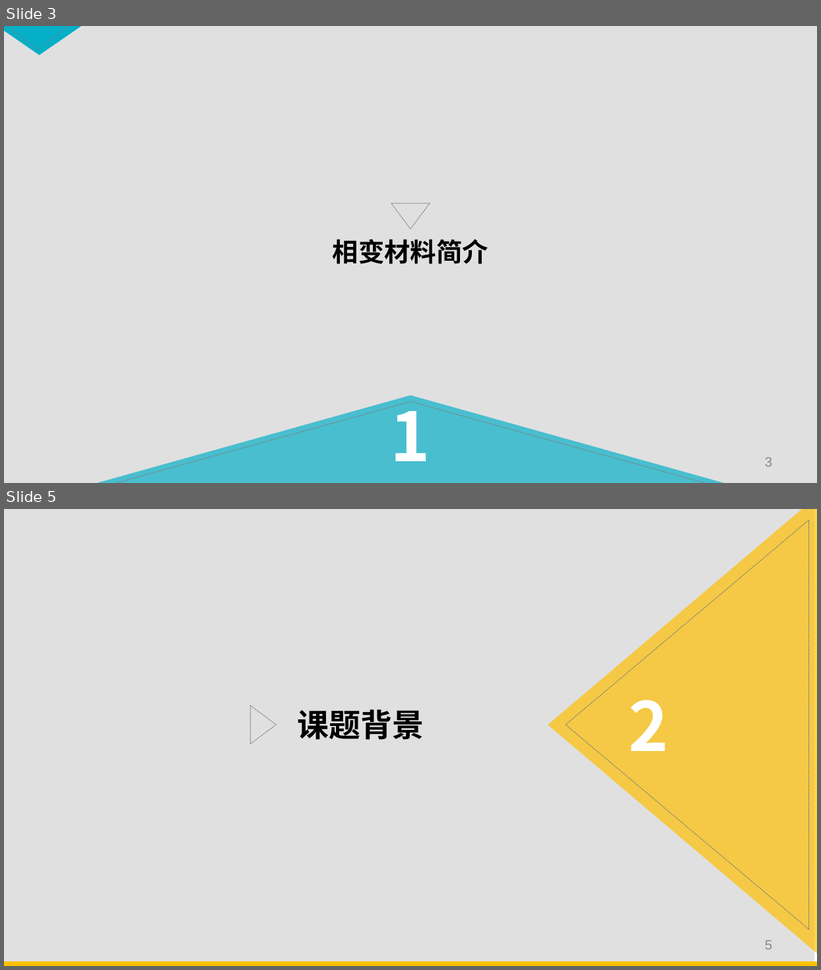
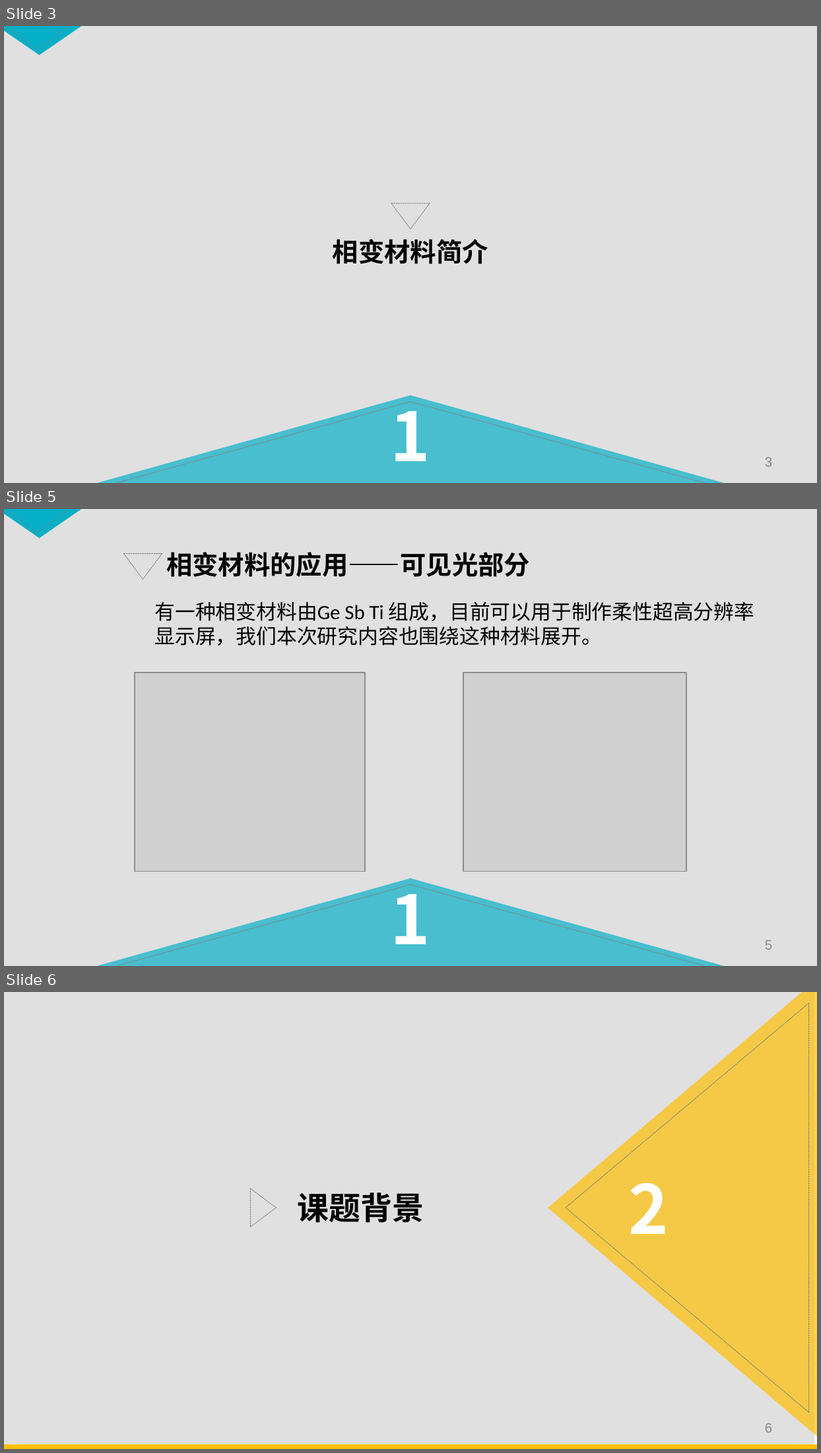
Before and after one commit to Linyu1Bai/ThuEE, a slide deck: Graduation/开题报告.pptx. Shown one above the other, each under a label of ours: slides 3 and 5 before the commit, slides 3, 5 and 6 after it; the slides between them are not shown. The pictures are 821x970 and 821x1453 pixels, drawn with LibreOffice and Linux fonts; fonts in the diff are those of the drawing; grey boxes stand for pictures. Boxes give left, top, right and bottom in pixels: in the first picture for what was removed or moved away, otherwise in the second. Text is boxed around its words. In the diff, an @@ line names an element or a change of style, - is before the commit and + after.

Commit message:
开题报告1.1: 在讲解部分添加了讲稿，增加了后期规划

```diff
--- a/Graduation/开题报告.pptx
+++ b/Graduation/开题报告.pptx
@@ slide 5 added at bbox=[4, 509, 817, 966], background #FFFFFF @@
@@ rectangle added at bbox=[4, 509, 817, 966], fill #000000 at 12% opacity @@
@@ freeform shape added at bbox=[4, 509, 84, 538], fill #05AFC8 @@
@@ freeform shape added at bbox=[4, 509, 71, 533], outline #7F7F7F 0.5 pt dashed @@
@@ freeform shape added at bbox=[123, 554, 162, 580], outline #7F7F7F 0.5 pt dashed @@
@@ text added at bbox=[166, 552, 530, 577], 23 pt, text #000000, bold @@
+相变材料的应用——可见光部分
@@ text added at bbox=[154, 602, 754, 646], 18 pt, text #000000 @@
+有一种相变材料由Ge Sb Ti 组成，目前可以用于制作柔性超高分辨率显示屏，我们本次研究内容也围绕这种材料展开。
@@ picture added at bbox=[135, 673, 365, 871] @@
@@ picture added at bbox=[463, 673, 686, 871] @@
@@ freeform shape added at bbox=[90, 879, 731, 966], fill #05AFC8 at 69% opacity @@
@@ freeform shape added at bbox=[110, 885, 712, 966], outline #7F7F7F 0.5 pt dashed @@
@@ text added at bbox=[391, 875, 431, 945], 60 pt, text #FFFFFF, bold @@
+1
@@ page number added at bbox=[765, 941, 772, 950], 12 pt, text #898989 @@
+5
@@ what was slide 5 is now slide 6 @@
@@ page number at bbox=[765, 1424, 772, 1433]: text changed @@
-5
+6
```
Also in this commit, not shown: 10 slides changed, 1 other slide added.
